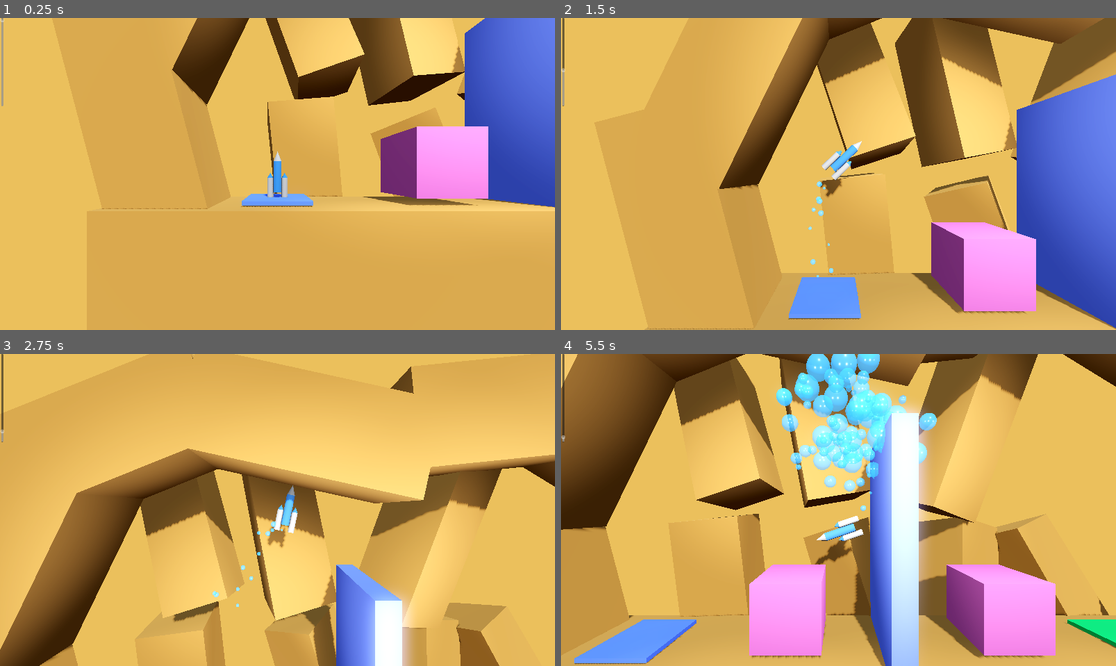
Above: before the commit, frames 1-4 (two rows, left to right).
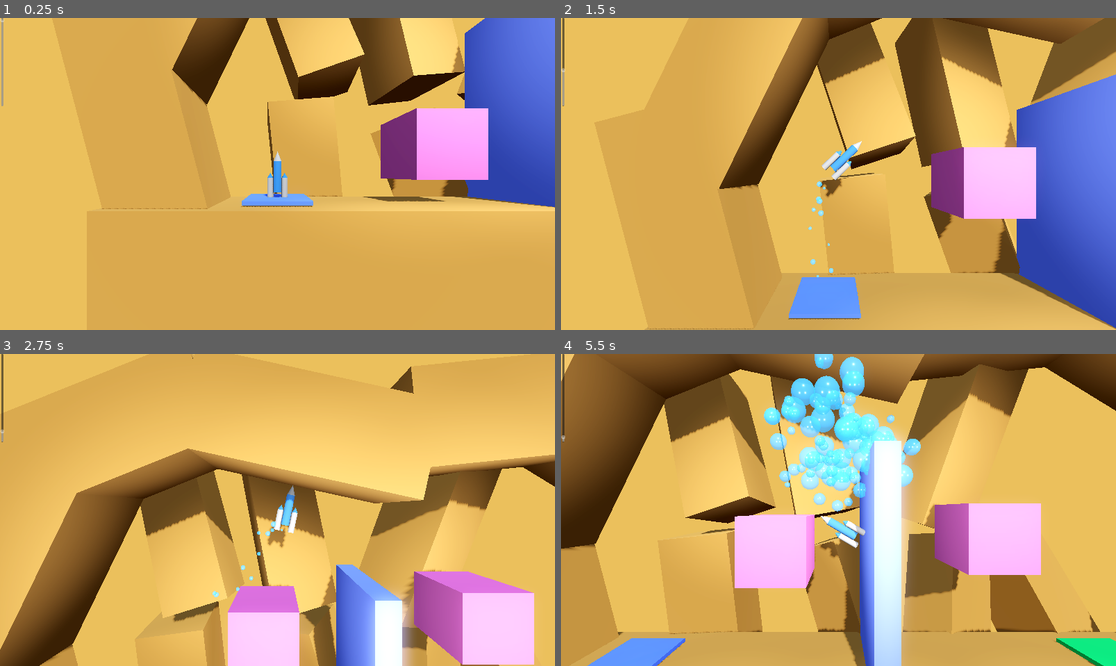
Above: after the commit, the same moments.

Repository: OutwardLightStudio/nexus
Game: Godot game, scene res://levels/level_4.tscn
The game is run twice, just before and just after one commit, with the same random seed, the same clock (stepped at 60 frames per second) and the same inputs. This scene is started directly instead of the project's main scene.
Inputs:
- Up to frame 1 (0.25 s): no input
- Up to frame 2 (1.5 s): hold D (rotate_right) 0.53-1.28 s; tap E (boost) at 0.6, 1.35 s; hold A (rotate_left) from 1.28 s (still down)
- Up to frame 3 (2.75 s): release A (rotate_left) at 2.03 s; hold D (rotate_right) from 2.03 s (still down); tap E (boost) at 2.1 s
- Up to frame 4 (5.5 s): release D (rotate_right) at 2.78 s; hold Space (thrust) 2.78-3.53 s; tap E (boost) every 0.75 s from 2.85 to 5.1 s; hold A (rotate_left) from 3.53 s (still down)

The runs differ from the first frame. In frame 1, 2.4% of the frame differs, in the area x 68-88%, y 28-61%; in frame 2, 9.5%; in frame 3, 9.2%; in frame 4, 47%, in the area x 0-100%, y 0-100%.

Commit message:
Fix moving hazards and link levels

Diff:
--- a/levels/level_3.tscn
+++ b/levels/level_3.tscn
@@ -11,7 +11,7 @@
 [sub_resource type="StandardMaterial3D" id="StandardMaterial3D_ev7sl"]
 albedo_color = Color(0, 0.737255, 0.321569, 1)
 
-[node name="Level" type="Node3D"]
+[node name="Level2" type="Node3D"]
 
 [node name="LaunchPad" type="CSGBox3D" parent="."]
 transform = Transform3D(1, 0, 0, 0, 1, 0, 0, 0, 1, -12, 0.1, 0.005)
--- a/levels/level_4.tscn
+++ b/levels/level_4.tscn
@@ -35,13 +35,11 @@
 
 [node name="MovingHazard" parent="." instance=ExtResource("3_viee3")]
 transform = Transform3D(1, 0, 0, 0, 1, 0, 0, 0, 1, 5.14345, 1.8113, 0)
-destination = Vector3(0, 7, 0)
-duration = 3.0
+desired_position = Vector3(0, 8, 0)
 
 [node name="MovingHazard2" parent="." instance=ExtResource("3_viee3")]
 transform = Transform3D(1, 0, 0, 0, 1, 0, 0, 0, 1, -4.67474, 1.8113, 0)
-destination = Vector3(0, 7, 0)
-duration = 3.0
+desired_position = Vector3(0, 7, 0)
 
 [node name="Obstacle" type="CSGBox3D" parent="."]
 transform = Transform3D(1, 0, 0, 0, 1, 0, 0, 0, 1, -0.003, 4.9656, 0.035)
--- a/levels/level_5.tscn
+++ b/levels/level_5.tscn
@@ -14,7 +14,7 @@
 [sub_resource type="StandardMaterial3D" id="StandardMaterial3D_4jfft"]
 albedo_color = Color(0.348827, 0.433489, 0.944039, 1)
 
-[node name="Level" type="Node3D"]
+[node name="Level2" type="Node3D"]
 
 [node name="LaunchPad" type="CSGBox3D" parent="."]
 transform = Transform3D(1, 0, 0, 0, 1, 0, 0, 0, 1, -12, 0.1, 0.005)
@@ -28,20 +28,18 @@
 size = Vector3(3, 0.2, 3)
 material = SubResource("StandardMaterial3D_ev7sl")
 script = ExtResource("1_tbnwg")
-file_path = "res://levels/level.tscn"
+file_path = "res://levels/level_6.tscn"
 
 [node name="Player" parent="." instance=ExtResource("2_823ak")]
 transform = Transform3D(1, 0, 0, 0, 1, 0, 0, 0, 1, -12, 1.2, 0.005)
 
 [node name="MovingHazard" parent="." instance=ExtResource("3_xq7h4")]
 transform = Transform3D(1, 0, 0, 0, 1, 0, 0, 0, 1, 5.14345, 1.8113, 0)
-destination = Vector3(0, 7, 0)
-duration = 3.0
+desired_position = Vector3(0, 5, 0)
 
 [node name="MovingHazard2" parent="." instance=ExtResource("3_xq7h4")]
 transform = Transform3D(0.395629, 0, 0, 0, 0.364669, 0, 0, 0, 1, -11.4505, 6.25543, 0.0828445)
-destination = Vector3(0, -5, 0)
-duration = 3.0
+desired_position = Vector3(0, -10, 0)
 
 [node name="Obstacle" type="CSGBox3D" parent="."]
 transform = Transform3D(1, 0, 0, 0, 1, 0, 0, 0, 1, -0.003, 8.69225, 0.035)
--- a/levels/level_6.tscn
+++ b/levels/level_6.tscn
@@ -27,7 +27,7 @@
 size = Vector3(3, 0.2, 3)
 material = SubResource("StandardMaterial3D_ev7sl")
 script = ExtResource("1_ow586")
-file_path = "res://levels/level_2.tscn"
+file_path = "res://levels/level_7.tscn"
 
 [node name="Obstacle" type="CSGBox3D" parent="."]
 transform = Transform3D(1, 0, 0, 0, 1, 0, 0, 0, 1, -19.234, 4.27634, -0.374578)
--- a/levels/level_7.tscn
+++ b/levels/level_7.tscn
@@ -28,7 +28,7 @@
 size = Vector3(3, 0.2, 3)
 material = SubResource("StandardMaterial3D_ev7sl")
 script = ExtResource("1_oki3o")
-file_path = "res://levels/level_2.tscn"
+file_path = "res://levels/level.tscn"
 
 [node name="Obstacle" type="CSGBox3D" parent="."]
 transform = Transform3D(1, 0, 0, 0, 1, 0, 0, 0, 1, -19.234, 4.27634, -0.374578)
@@ -45,20 +45,21 @@
 
 [node name="MovingHazard" parent="." instance=ExtResource("4_f1nrb")]
 transform = Transform3D(1, 0, 0, 0, 1, 0, 0, 0, 1, -2.57231, 1.8113, 0)
-destination = Vector3(0, 7, 0)
-duration = 3.0
+desired_position = Vector3(0, 7, 0)
+transform_duration = 2.0
 
 [node name="MovingHazard3" parent="." instance=ExtResource("4_f1nrb")]
 transform = Transform3D(1, 0, 0, 0, 1, 0, 0, 0, 1, 12.1597, 1.8113, 0)
-destination = Vector3(5, 7, 0)
-duration = 3.0
+desired_position = Vector3(0, 8, 0)
+desired_rotation = Vector3(30, 360, 0)
+transform_duration = 2.0
 
 [node name="MovingHazard2" parent="." instance=ExtResource("4_f1nrb")]
 transform = Transform3D(1, 0, 0, 0, 1, 0, 0, 0, 1, -7.5169, 11.2946, 0)
-destination = Vector3(-20, 0, 0)
-duration = 3.0
+desired_position = Vector3(0, -7, 0)
+transform_duration = 2.0
 
 [node name="MovingHazard4" parent="." instance=ExtResource("4_f1nrb")]
 transform = Transform3D(1, 0, 0, 0, 1, 0, 0, 0, 1, 5.65087, 11.2946, 0)
-destination = Vector3(7, 0, 0)
-duration = 3.0
+desired_position = Vector3(0, -8, 0)
+transform_duration = 2.0
Not shown: 1 places in levels/level_7.tscn that only renumber resources
